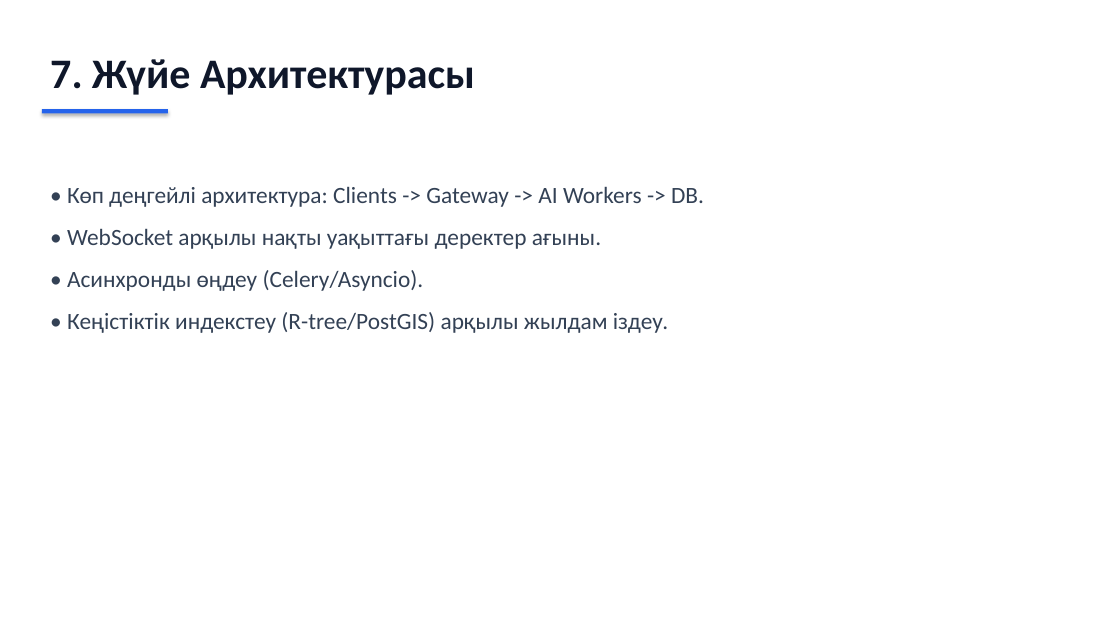
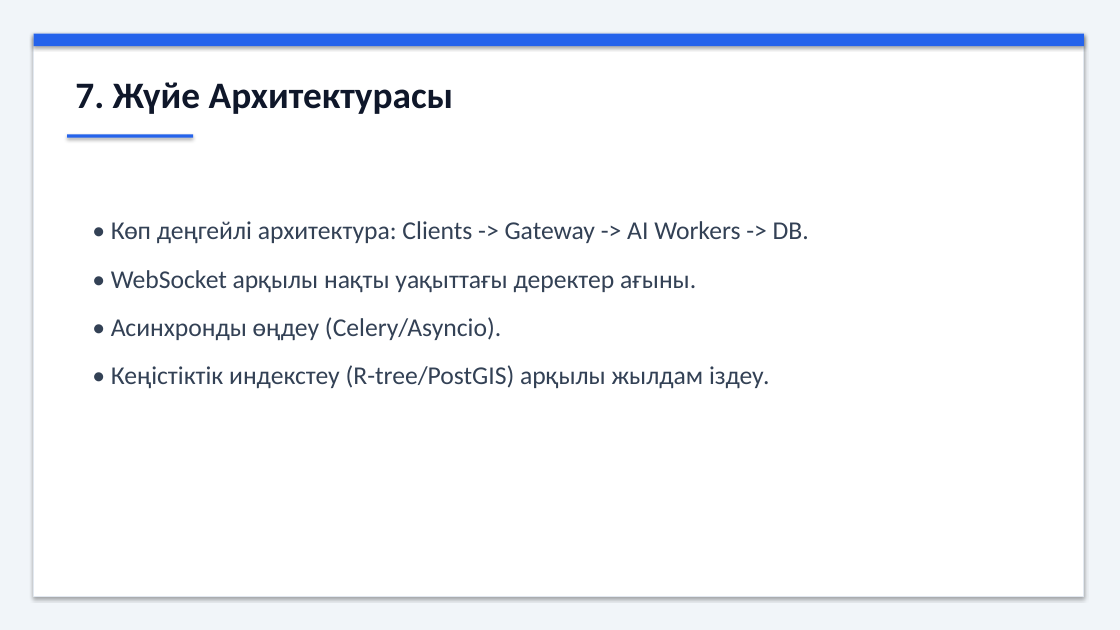
Before and after one commit to alishoksu-coder/ai_traffics, a slide deck: slide 8 of AI_Traffic_Presentation_Premium.pptx. Drawn at 1120x630 pixels with LibreOffice and Linux fonts; fonts in the diff are those of the drawing. Boxes give left, top, right and bottom in pixels: in the first picture for what was removed or moved away, otherwise in the second. Text is boxed around its words. In the diff, an @@ line names an element or a change of style, - is before the commit and + after.

Commit message:
Enhance PowerPoint design to match website style

```diff
--- a/AI_Traffic_Presentation_Premium.pptx
+++ b/AI_Traffic_Presentation_Premium.pptx
@@ background #FFFFFF to #F1F5F9 @@
@@ rectangle added at bbox=[34, 34, 1084, 597], fill #FFFFFF, outline #E2E8F0 1 pt @@
@@ rectangle added at bbox=[34, 34, 1084, 46], fill #2563EB @@
@@ text "7. Жүйе Архитектурасы": place and size @@
-text "7. Жүйе Архитектурасы" at bbox=[50, 59, 475, 95]
+text "7. Жүйе Архитектурасы" at bbox=[75, 82, 454, 114]
@@ text "7. Жүйе Архитектурасы" at bbox=[75, 82, 454, 114]: size 36 to 32 pt @@
@@ rectangle: place and size @@
-rectangle at bbox=[42, 109, 168, 113]
+rectangle at bbox=[67, 134, 193, 138]
@@ text "• Көп деңгейлі архитектура: Clients ...": place and size @@
-text "• Көп деңгейлі архитектура: Clients ..." at bbox=[67, 186, 704, 333]
+text "• Көп деңгейлі архитектура: Clients ..." at bbox=[111, 221, 809, 389]
@@ text "• Көп деңгейлі архитектура: Clients ..." at bbox=[111, 221, 809, 389]: size 20 to 22 pt; more space between paragraphs @@
```
Also in this commit, not shown: 9 other slides changed.
